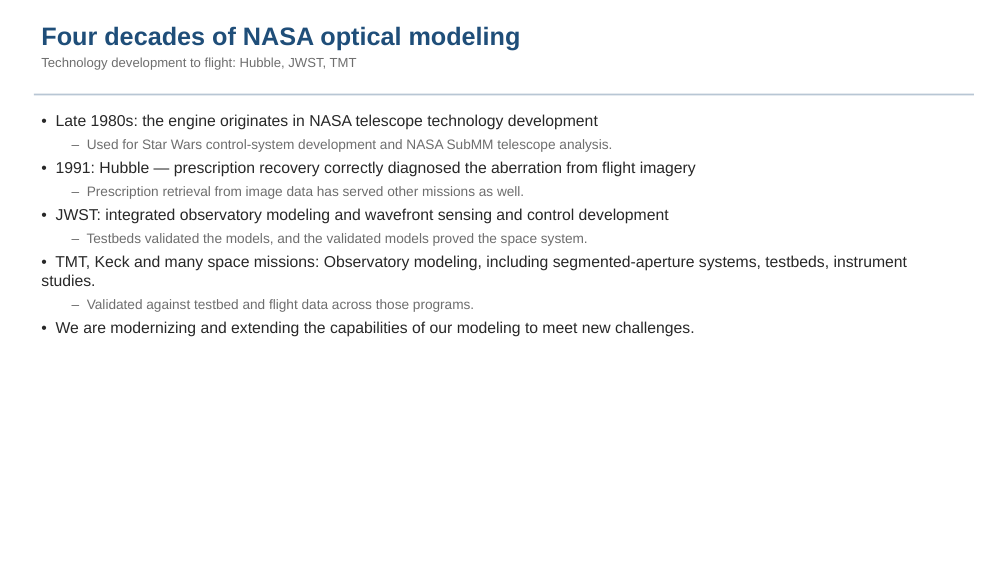
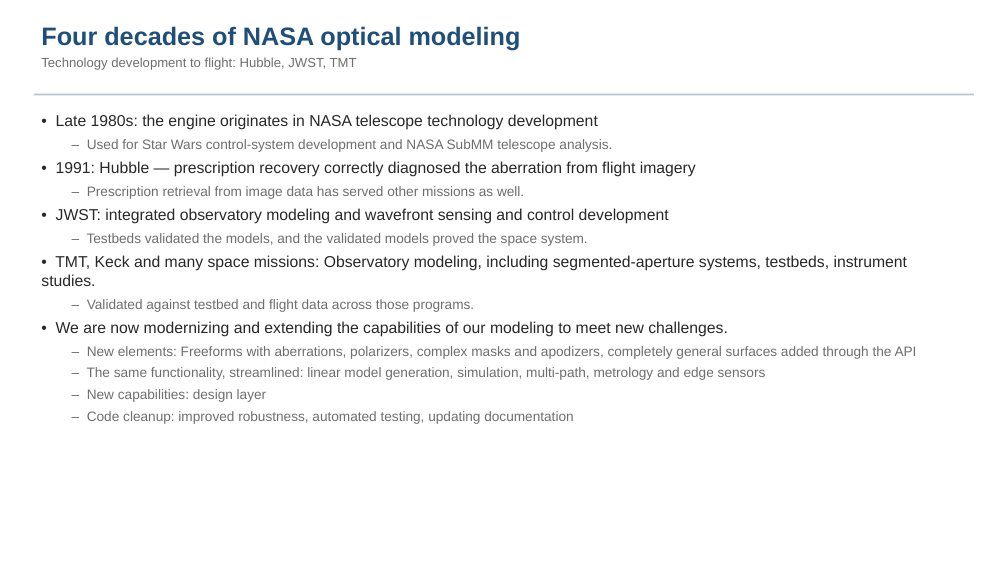
Before and after one commit to nasa-jpl/macos, a slide deck: slide 2 of demo_session/deck_keysight.pptx. Drawn at 1008x567 pixels with LibreOffice and Linux fonts; fonts in the diff are those of the drawing. Boxes give left, top, right and bottom in pixels: in the first picture for what was removed or moved away, otherwise in the second. Text is boxed around its words. In the diff, an @@ line names an element or a change of style, - is before the commit and + after.

```diff
--- a/demo_session/deck_keysight.pptx
+++ b/demo_session/deck_keysight.pptx
@@ text at bbox=[56, 321, 917, 424]: text changed; size 15 to 13 pt; text colour #282828 to #6E6E6E @@
-• We are modernizing and extending the capabilities of our modeling to meet new challenges.
+• We are now modernizing and extending the capabilities of our modeling to meet new challenges.
+– New elements: Freeforms with aberrations, polarizers, complex masks and apodizers, completely general surfaces added through the API
+– The same functionality, streamlined: linear model generation, simulation, multi-path, metrology and edge sensors
+– New capabilities: design layer
+– Code cleanup: improved robustness, automated testing, updating documentation
```
Also in this commit, not shown: 4 other files.
